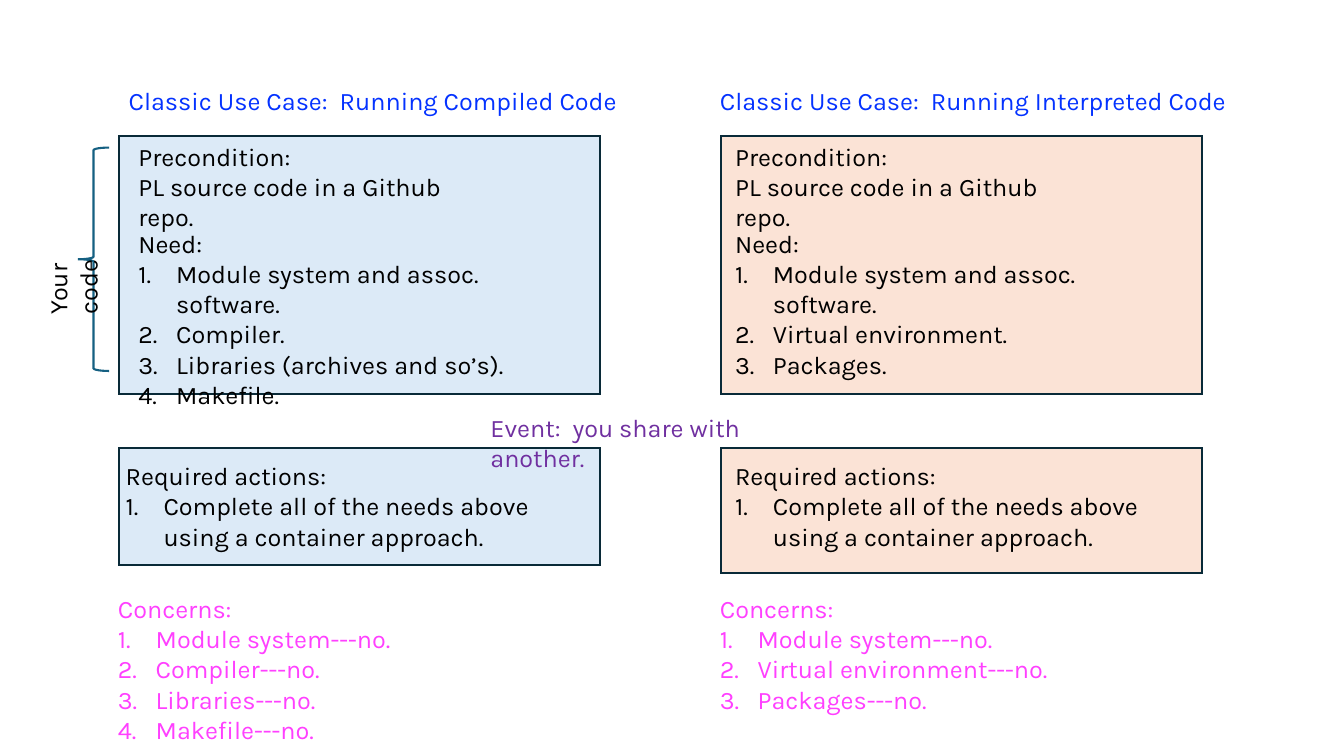
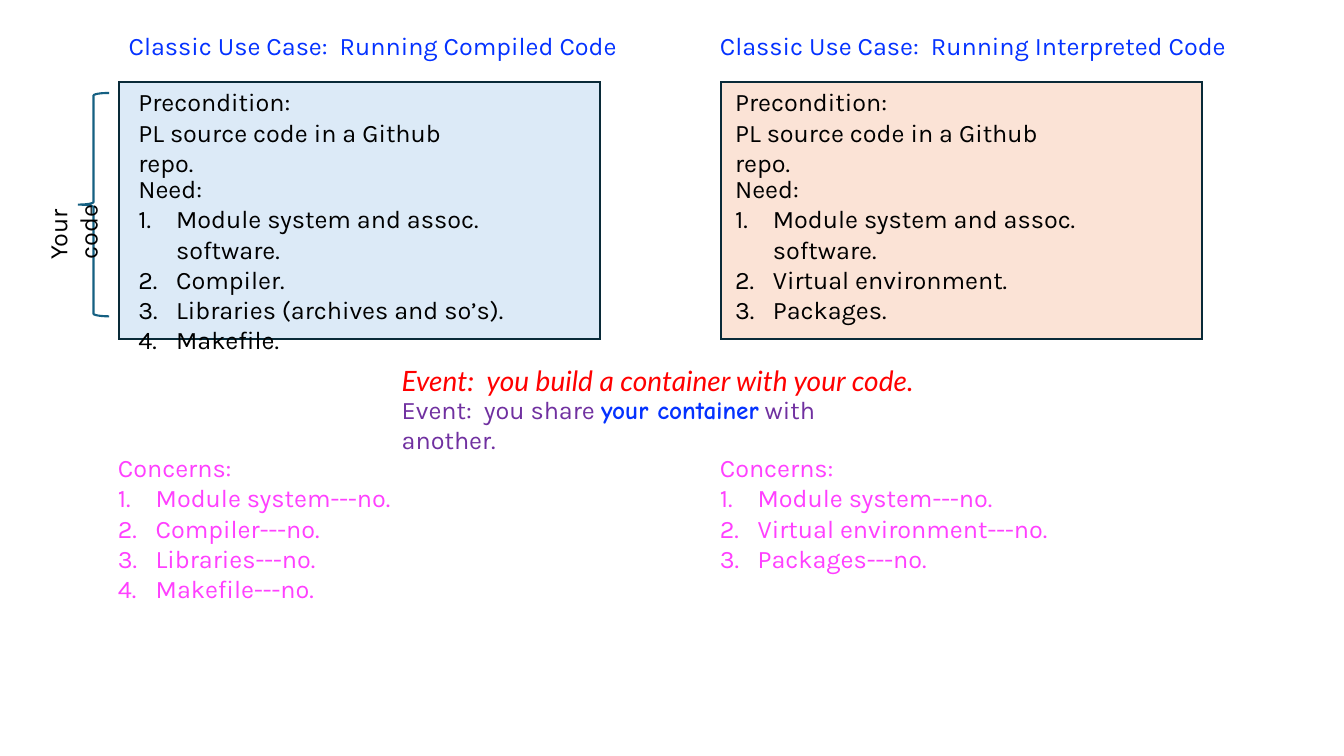
Before and after one commit to AdvancedResearchComputing/Workshops, a slide deck: slide 1 of containers/figures/problem-setup-3.pptx. Drawn at 1344x756 pixels with LibreOffice and Linux fonts; fonts in the diff are those of the drawing. Boxes give left, top, right and bottom in pixels: in the first picture for what was removed or moved away, otherwise in the second. Text is boxed around its words. In the diff, an @@ line names an element or a change of style, - is before the commit and + after.

```diff
--- a/containers/figures/problem-setup-3.pptx
+++ b/containers/figures/problem-setup-3.pptx
@@ 7 texts, 2 rectangles, 1 left brace moved together from (x1=41, y1=92, x2=1226, y2=393) to (x1=41, y1=37, x2=1226, y2=339) @@
@@ text at (x1=402, y1=370, x2=914, y2=396): text changed; size 18 to 20 pt; font Karla to Lato; text colour #7030A0 to #FF0000; italic on @@
-Event: you share with another.
+Event: you build a container with your code.
@@ text added at (x1=402, y1=401, x2=815, y2=450), 18 pt, text #7030A0 @@
+Event: you share your container with another.
@@ text "Concerns:" moved from (x1=118, y1=602, x2=390, y2=740) to (x1=118, y1=461, x2=390, y2=599) @@
@@ rectangle removed at (x1=119, y1=448, x2=600, y2=565) @@
@@ text "Concerns:" moved from (x1=720, y1=602, x2=1047, y2=715) to (x1=720, y1=461, x2=1047, y2=574) @@
@@ rectangle removed at (x1=721, y1=448, x2=1202, y2=573) @@
@@ text removed at (x1=126, y1=467, x2=528, y2=552) @@
-Required actions:
-1. Complete all of the needs above using a container approach.
@@ text removed at (x1=735, y1=467, x2=1138, y2=552) @@
-Required actions:
-1. Complete all of the needs above using a container approach.
```
Also in this commit, not shown: 2 other files.
